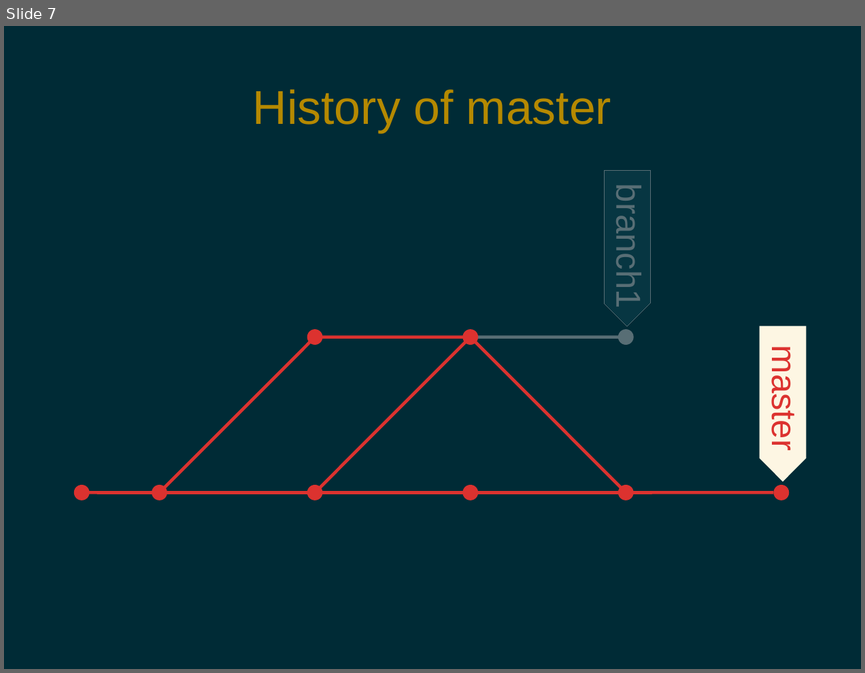
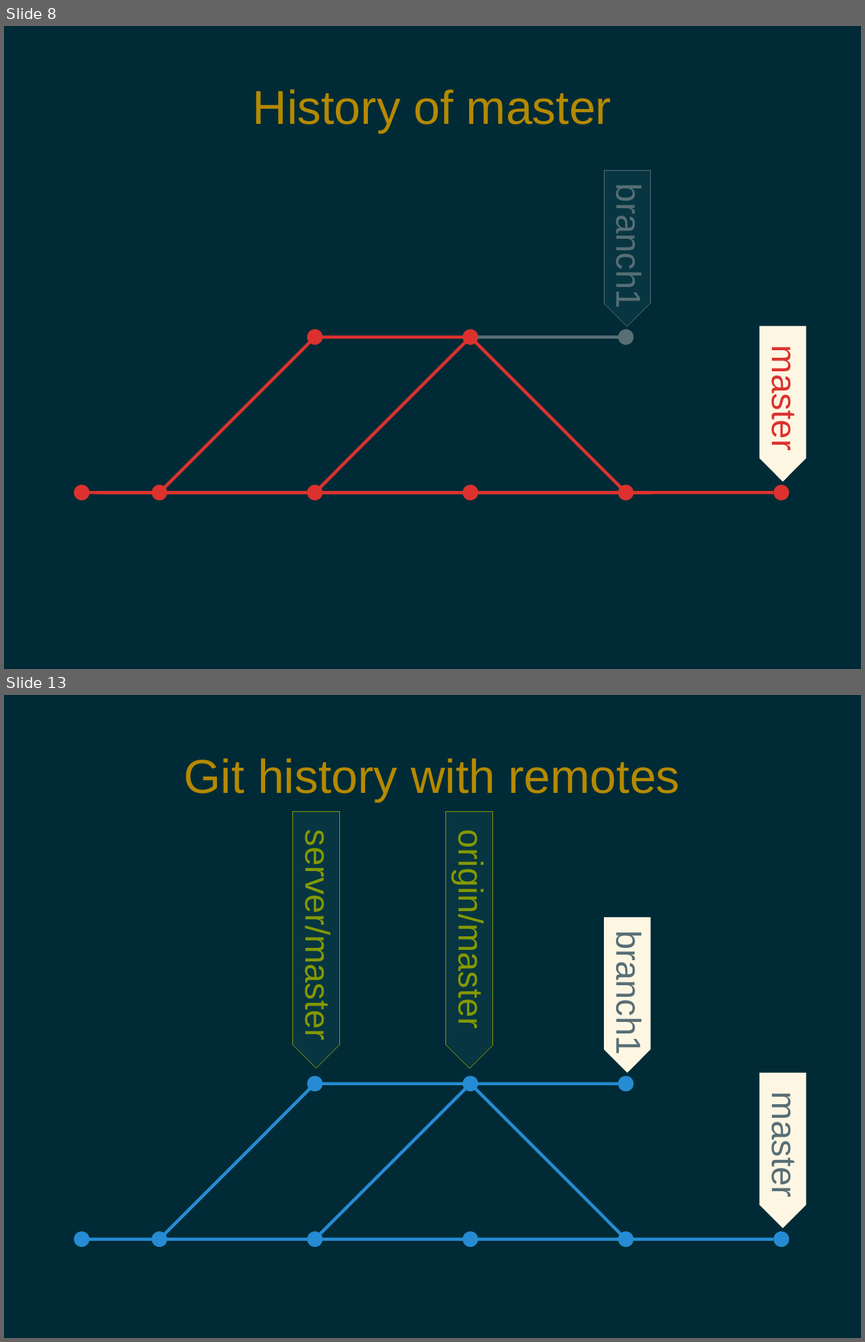
Before and after one commit to pdg137/gitpres, a slide deck: advanced.odp. Shown one above the other, each under a label of ours: slide 7 before the commit, slides 8 and 13 after it; the slides between them are not shown. The pictures are 865x673 and 865x1342 pixels, drawn with LibreOffice and Linux fonts; fonts in the diff are those of the drawing. Boxes give left, top, right and bottom in pixels: in the first picture for what was removed or moved away, otherwise in the second. Text is boxed around its words. In the diff, an @@ line names an element or a change of style, - is before the commit and + after.

```diff
--- a/advanced.odp
+++ b/advanced.odp
@@ slide 13 added at (x1=4, y1=695, x2=861, y2=1338), background #002B36 @@
@@ title added at (x1=184, y1=758, x2=680, y2=802), 44 pt, text #B58900 @@
+Git history with remotes
@@ freeform shape added at (x1=293, y1=812, x2=340, y2=1068), fill #073642, outline #859900 0 pt @@
@@ freeform shape added at (x1=445, y1=812, x2=492, y2=1068), fill #073642, outline #859900 0 pt @@
@@ text added at (x1=298, y1=851, x2=337, y2=1034), 32 pt, text #859900 @@
+server/master
@@ text added at (x1=451, y1=850, x2=490, y2=1023), 32 pt, text #859900 @@
+origin/master
@@ freeform shape added at (x1=604, y1=917, x2=651, y2=1073), fill #FDF6E3 @@
@@ text added at (x1=609, y1=943, x2=648, y2=1051), 32 pt, text #586E75 @@
+branch1
@@ ellipse added at (x1=307, y1=1076, x2=323, y2=1091), fill #268BD2 @@
@@ ellipse added at (x1=463, y1=1076, x2=478, y2=1091), fill #268BD2 @@
@@ ellipse added at (x1=618, y1=1076, x2=634, y2=1091), fill #268BD2 @@
@@ freeform shape added at (x1=759, y1=1073, x2=806, y2=1228), fill #FDF6E3 @@
@@ line added from (315, 1084) to (160, 1239), #268BD2 2.89 pt @@
@@ line added from (470, 1084) to (315, 1084), #268BD2 2.89 pt @@
@@ line added from (315, 1239) to (470, 1084), #268BD2 2.89 pt @@
@@ line added from (626, 1239) to (470, 1084), #268BD2 2.89 pt @@
@@ line added from (470, 1084) to (626, 1084), #268BD2 2.89 pt @@
@@ text added at (x1=764, y1=1102, x2=803, y2=1194), 32 pt, text #586E75 @@
+master
@@ ellipse added at (x1=74, y1=1232, x2=90, y2=1247), fill #268BD2 @@
@@ line added from (82, 1239) to (160, 1239), #268BD2 2.89 pt @@
@@ ellipse added at (x1=152, y1=1232, x2=167, y2=1247), fill #268BD2 @@
@@ line added from (774, 1239) to (160, 1239), #268BD2 2.89 pt @@
@@ ellipse added at (x1=307, y1=1232, x2=323, y2=1247), fill #268BD2 @@
@@ ellipse added at (x1=463, y1=1232, x2=478, y2=1247), fill #268BD2 @@
@@ ellipse added at (x1=618, y1=1232, x2=634, y2=1247), fill #268BD2 @@
@@ ellipse added at (x1=774, y1=1232, x2=789, y2=1247), fill #268BD2 @@
@@ what was slide 7 is now slide 8 @@
```
Also in this commit, not shown: 2 slides changed, 7 other slides added.
